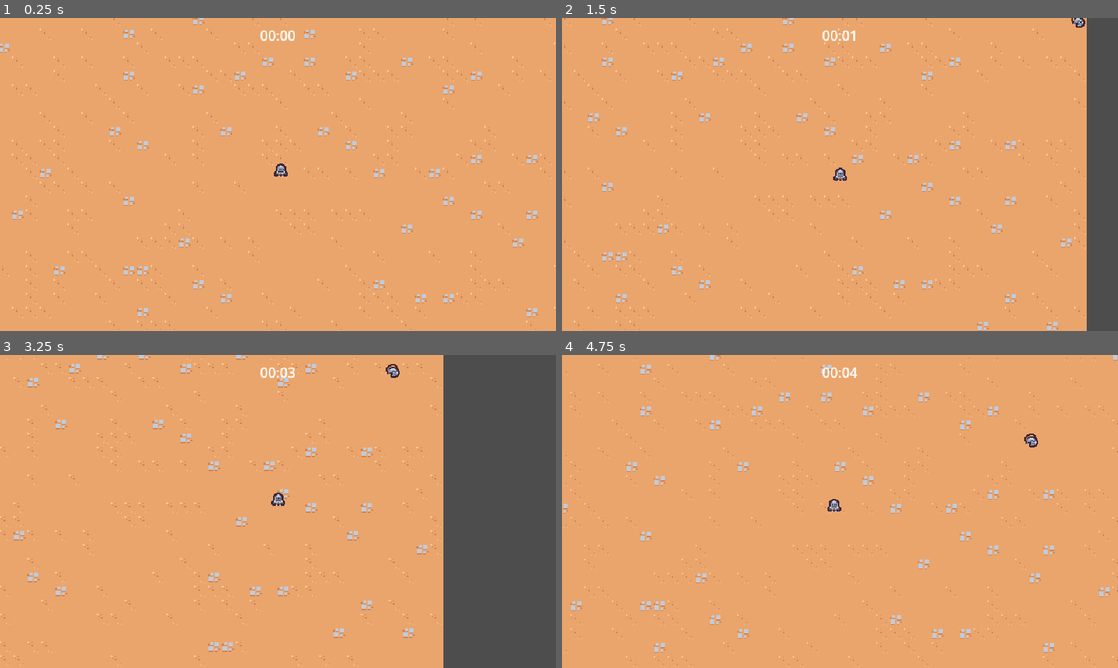
Above: before the commit, frames 1-4 (two rows, left to right).
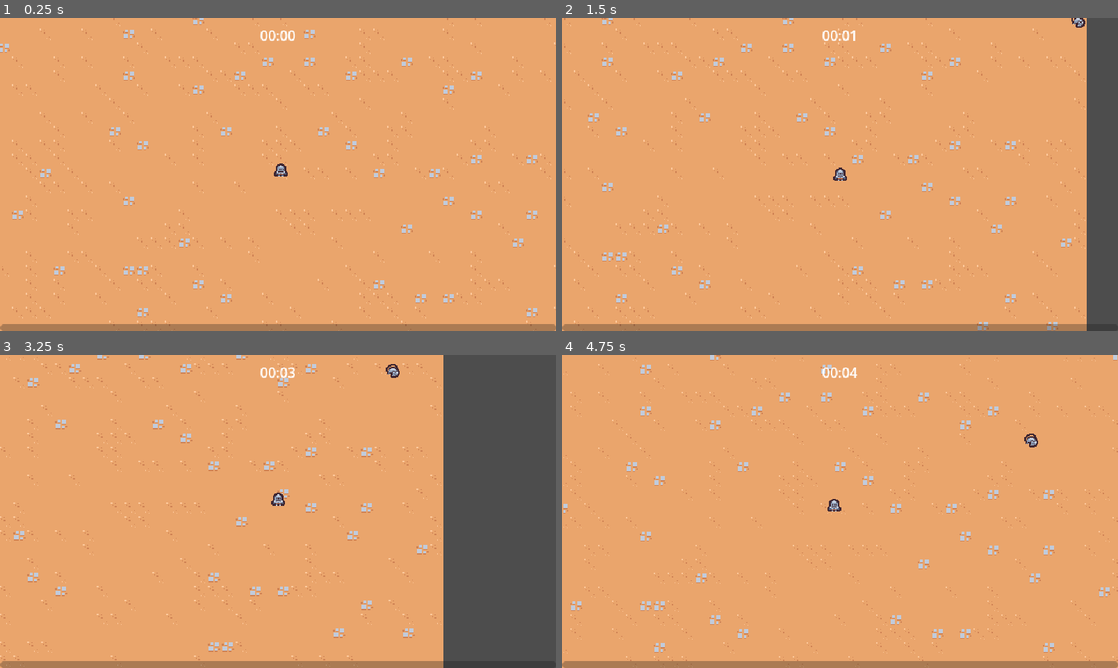
Above: after the commit, the same moments.

Repository: EricksonSiqueira/2DSurvivorsCourse
Game: Godot game, scene res://scenes/main/main.tscn
Two runs of this game, one before a commit and one after it. Both use one fixed random seed, a clock stepped at 60 frames per second and the inputs below.
Inputs:
- Up to frame 1 (0.25 s): no input
- Up to frame 2 (1.5 s): hold D (move_right) 0.53-1.28 s; hold S (move_down) from 1.28 s (still down)
- Up to frame 3 (3.25 s): release S (move_down) at 2.03 s; hold D (move_right) 2.03-2.78 s; hold Up (move_up) from 2.78 s (still down)
- Up to frame 4 (4.75 s): release Up (move_up) at 3.53 s; hold A (move_left) from 3.53 s (still down)

The runs differ from the first frame. In frame 1, 2.2% of the frame differs, in the area x 0-100%, y 97-100%; in frame 2, 2.1%; in frame 3, 1.8%; in frame 4, 2.2%.

Commit message:
feat: add experience bar

Diff:
--- a/scenes/main/main.tscn
+++ b/scenes/main/main.tscn
@@ -7,11 +7,15 @@
 [ext_resource type="PackedScene" uid="uid://c00iwxalxh188" path="res://scenes/manager/arena_time_manager.tscn" id="2_1afvu"]
 [ext_resource type="TileSet" uid="uid://dgurgy57nj7gi" path="res://resources/tileset.tres" id="2_aghua"]
 [ext_resource type="PackedScene" uid="uid://de03vextqxxkj" path="res://scenes/manager/experience_manager.tscn" id="4_xgavw"]
+[ext_resource type="PackedScene" uid="uid://dtq2w4gj246wy" path="res://scenes/ui/experience_bar.tscn" id="8_khvf1"]
 
 [node name="Main" type="Node"]
 
 [node name="ArenaTimeUI" parent="." node_paths=PackedStringArray("arena_time_manager") instance=ExtResource("1_7cu22")]
 arena_time_manager = NodePath("../ArenaTimeManager")
+
+[node name="ExperienceBar" parent="." node_paths=PackedStringArray("experience_manager") instance=ExtResource("8_khvf1")]
+experience_manager = NodePath("../ExperienceManager")
 
 [node name="ArenaTimeManager" parent="." instance=ExtResource("2_1afvu")]
 
--- a/scenes/manager/experience_manager.gd
+++ b/scenes/manager/experience_manager.gd
@@ -1,14 +1,25 @@
 extends Node
 
-var current_exp = 0
+signal experience_updated(current_experience: float, target_experience: float)
+const TARGET_EXPERIENCE_GROWTH = 5
+
+var current_experience = 0
+var current_level = 1
+var target_experience = 5
 
 func _ready():
 	GameEvents.experience_dot_collected.connect(on_experience_dot_collected)
 
 
 func increment_experience(number: float):
-	current_exp += number
-	print(current_exp)
+	current_experience = min(current_experience + number, target_experience)
+	experience_updated.emit(current_experience, target_experience)
+
+	if (current_experience == target_experience):
+		current_level += 1
+		target_experience += TARGET_EXPERIENCE_GROWTH
+		current_experience = 0
+		experience_updated.emit(current_experience, target_experience)
 
 func on_experience_dot_collected(number: float):
 	increment_experience(number)
--- /dev/null
+++ b/scenes/ui/experience_bar.gd
@@ -0,0 +1,14 @@
+extends CanvasLayer
+
+@export var experience_manager: Node
+@onready var progress_bar = $MarginContainer/ProgressBar
+
+func _ready():
+	progress_bar.value = 0
+	experience_manager.experience_updated.connect(on_experience_updated)
+
+
+func on_experience_updated(current_experience: float, target_experience: float):
+	var percent = current_experience / target_experience
+
+	progress_bar.value = percent
--- /dev/null
+++ b/scenes/ui/experience_bar.tscn
@@ -0,0 +1,23 @@
+[gd_scene load_steps=2 format=3 uid="uid://dtq2w4gj246wy"]
+
+[ext_resource type="Script" path="res://scenes/ui/experience_bar.gd" id="1_yi6sr"]
+
+[node name="ExperienceBar" type="CanvasLayer"]
+script = ExtResource("1_yi6sr")
+
+[node name="MarginContainer" type="MarginContainer" parent="."]
+anchors_preset = 15
+anchor_right = 1.0
+anchor_bottom = 1.0
+grow_horizontal = 2
+grow_vertical = 2
+mouse_filter = 2
+
+[node name="ProgressBar" type="ProgressBar" parent="MarginContainer"]
+custom_minimum_size = Vector2(0, 8)
+layout_mode = 2
+size_flags_vertical = 8
+mouse_filter = 2
+max_value = 1.0
+value = 0.5
+show_percentage = false
Not shown: 1 places in scenes/main/main.tscn that only renumber resources
